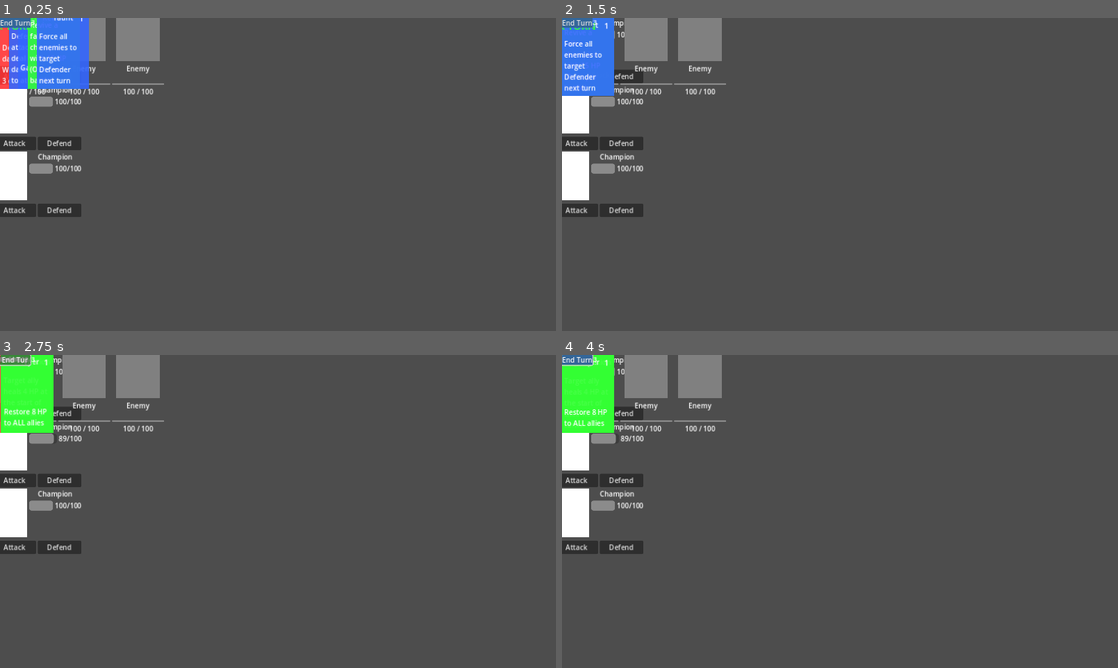
Above: before the commit, frames 1-4 (two rows, left to right).
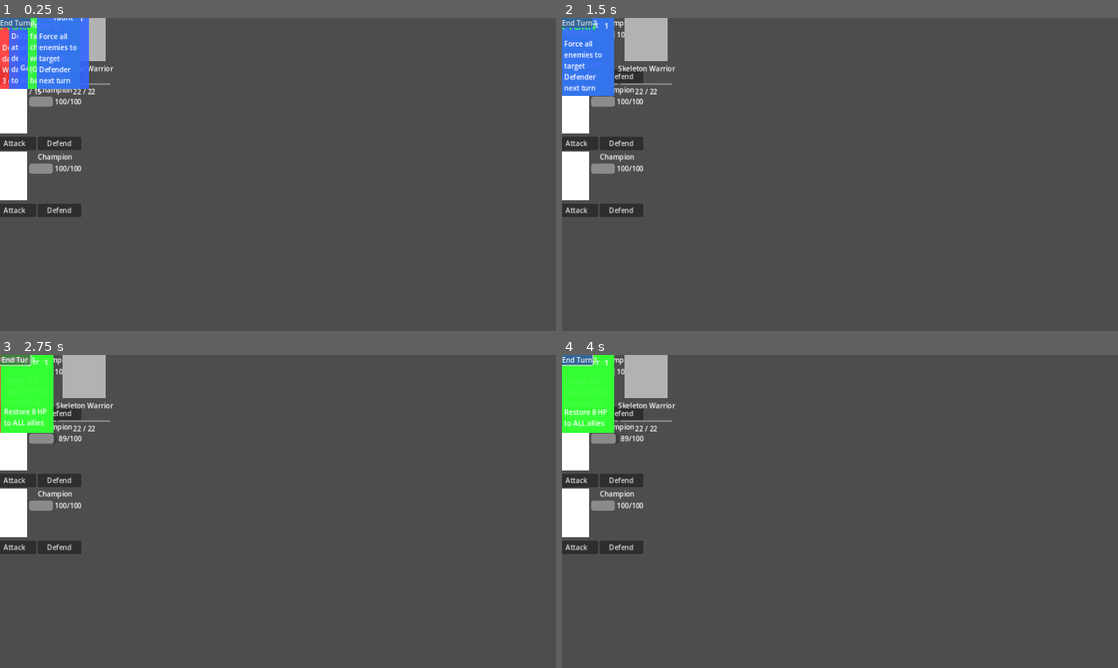
Above: after the commit, the same moments.

Repository: DaveEstey/als-tavern
Game: Godot game, scene res://scenes/battle/battle_scene.tscn
The game is run twice, just before and just after one commit, with the same random seed, the same clock (stepped at 60 frames per second) and the same inputs. This scene is started directly instead of the project's main scene.
Inputs:
- Up to frame 1 (0.25 s): no input
- Up to frame 2 (1.5 s): click "Attack" at 0.5 s; click "Defend" at 1.25 s
- Up to frame 3 (2.75 s): click "End Turn" at 2 s
- Up to frame 4 (4 s): click "Attack" at 2.75 s; click "Defend" at 3.5 s

The runs differ from the first frame. In frame 1, 1.8% of the frame differs, in the area x 4-30%, y 0-25%; in frame 2, 2.5%, in the area x 10-30%, y 0-25%; in frame 3, 2.5%; in frame 4, 2.5%.
Error before the commit: Invalid call to function 'update_display' in base 'Control (enemy_display.gd)'. Expected 0 arguments. (res://scripts/battle/battle_scene.gd:338)

Commit message:
Fix card layout, enemy displays, and data loading issues
This commit fixes three critical issues preventing proper battle display:

1. Fixed enemy ID mismatches (map_scene.gd lines 420-422, 434):
   - Changed enemy pools to match actual enemies.json IDs
   - trash_pool: ["goblin_scout", "skeleton_warrior", "wolf", "bandit"]
   - elite_pool: ["dark_mage", "orc_grunt", "venomous_spider", "orc_warlord"]
   - boss_pool: ["lich", "fire_knight"]
   - Fallback: "goblin_scout"
   - Fixes errors: "Enemy data not found for ID: goblin/slime/skeleton"

2. Fixed PartyManager access timing (champion.gd lines 24-35):
   - Moved PartyManager access from _ready() to initialize()
   - _ready() runs when Champion.new() is called, before node is in tree
   - has_node("/root/PartyManager") fails when not in scene tree
   - Now accesses PartyManager during initialize() when in tree
   - Fixes warning: "PartyManager not available, using default values"

3. Fixed card layout (battle_scene.tscn line 94):
   - Added alignment = 1 to CardsContainer
   - Centers cards horizontally in the hand
   - Fixes cards stacking in top-left corner

4. Fixed enemy displays not showing (battle_scene.gd lines 337-340):
   - Added initialize(enemy, i) call before update_display()
   - enemy_display.gd update_display() expects 0 args, reads enemy_data
   - Must call initialize() first to set enemy_data
   - Fixes enemies not appearing in battle scene

All battle UI elements now display correctly.

Diff:
--- a/scenes/battle/battle_scene.tscn
+++ b/scenes/battle/battle_scene.tscn
@@ -91,6 +91,7 @@
 anchors_right = 1.0
 anchors_bottom = 1.0
 separation = 8
+alignment = 1
 
 [node name="PhaseLabel" type="Label" parent="."]
 layout_mode = 1
--- a/scripts/battle/battle_scene.gd
+++ b/scripts/battle/battle_scene.gd
@@ -334,8 +334,13 @@
 		if i < battle_manager.enemies.size():
 			var enemy = battle_manager.enemies[i]
 
+			if display and display.has_method("initialize"):
+				# Initialize display with enemy data
+				display.initialize(enemy, i)
+
 			if display and display.has_method("update_display"):
-				display.update_display(enemy)
+				# Update the display visuals
+				display.update_display()
 				display.visible = not enemy.get("is_dead", false)
 			elif display:
 				display.visible = not enemy.get("is_dead", false)
--- a/scripts/champions/champion.gd
+++ b/scripts/champions/champion.gd
@@ -22,16 +22,17 @@
 
 
 func _ready() -> void:
-	# Get reference to PartyManager (autoload)
-	if has_node("/root/PartyManager"):
-		party_manager = get_node("/root/PartyManager")
-	else:
-		push_error("PartyManager not found. Make sure it's set up as an autoload.")
+	# PartyManager reference will be set in initialize()
+	pass
 
 
 ## Initialize champion with data from PartyManager
 func initialize(champ_id: String) -> void:
 	champion_id = champ_id
+
+	# Get reference to PartyManager (autoload) - accessing at initialization time
+	if not party_manager:
+		party_manager = get_node("/root/PartyManager") if has_node("/root/PartyManager") else null
 
 	# Load champion data from PartyManager
 	if party_manager and party_manager.has_method("get_champion_data"):
--- a/scripts/map/map_scene.gd
+++ b/scripts/map/map_scene.gd
@@ -416,10 +416,10 @@
 func _generate_battle_enemies(enemy_type: String, count: int) -> Array:
 	var enemies: Array = []
 
-	# These would normally come from CardDatabase or enemy pool
-	var trash_pool = ["goblin", "skeleton", "slime"]
-	var elite_pool = ["orc_warrior", "dark_mage", "minotaur"]
-	var boss_pool = ["dragon", "lich_king", "demon_lord"]
+	# Enemy pools matching enemies.json IDs
+	var trash_pool = ["goblin_scout", "skeleton_warrior", "wolf", "bandit"]
+	var elite_pool = ["dark_mage", "orc_grunt", "venomous_spider", "orc_warlord"]
+	var boss_pool = ["lich", "fire_knight"]
 
 	var pool: Array = []
 	match enemy_type:
@@ -431,7 +431,7 @@
 			pool = boss_pool
 
 	if pool.is_empty():
-		pool = ["goblin"]  # Fallback
+		pool = ["goblin_scout"]  # Fallback
 
 	for i in range(count):
 		var random_enemy = pool[randi() % pool.size()]
